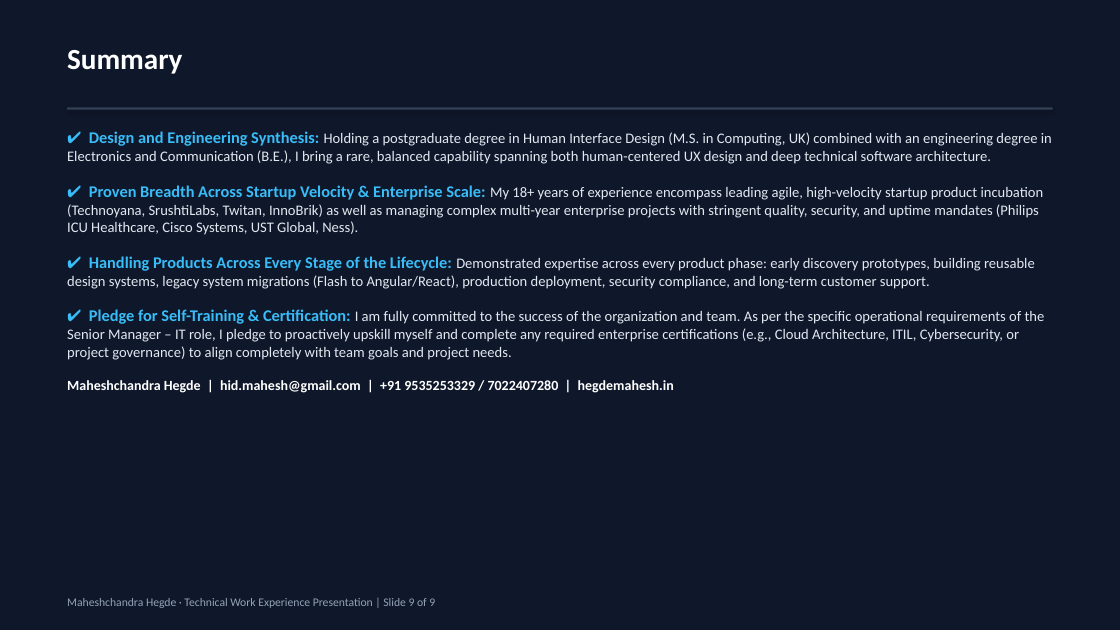
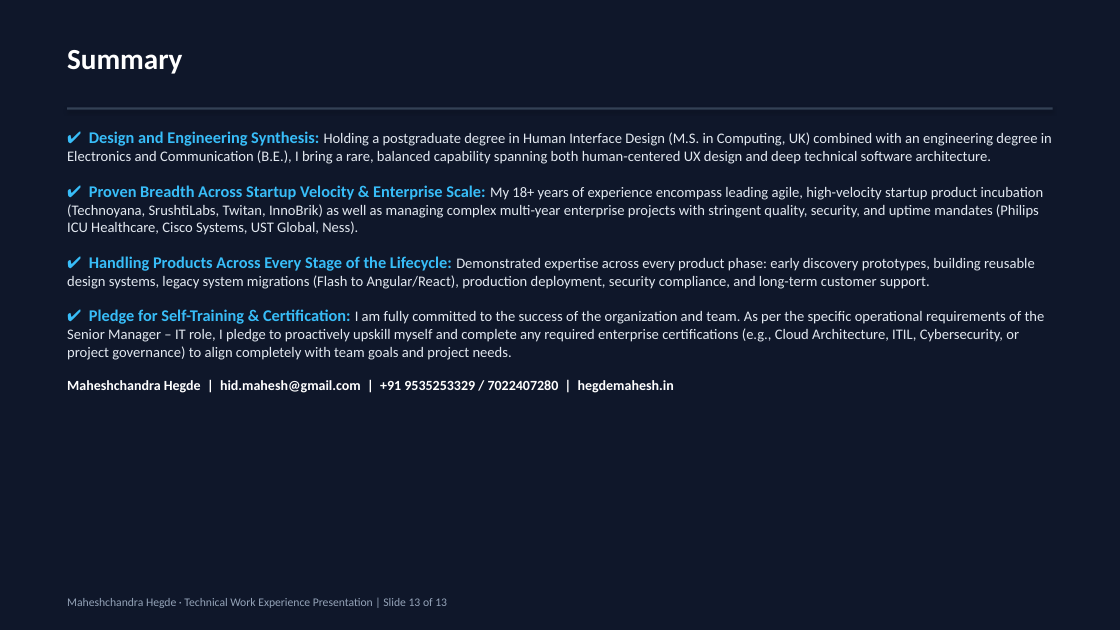
Before and after one commit to hegdemahesh/hegdemahesh.github.io, a slide deck: slide 13 of obayashi_it_presentation/Obayashi_Senior_Manager_IT_Presentation_Maheshchandra_Hegde.pptx (slide 9 before the commit). Drawn at 1120x630 pixels with LibreOffice and Linux fonts; fonts in the diff are those of the drawing. Boxes give left, top, right and bottom in pixels: in the first picture for what was removed or moved away, otherwise in the second. Text is boxed around its words. In the diff, an @@ line names an element or a change of style, - is before the commit and + after.

```diff
--- a/obayashi_it_presentation/Obayashi_Senior_Manager_IT_Presentation_Maheshchandra_Hegde.pptx
+++ b/obayashi_it_presentation/Obayashi_Senior_Manager_IT_Presentation_Maheshchandra_Hegde.pptx
@@ text at (67,598,447,608): text changed @@
-Maheshchandra Hegde · Technical Work Experience Presentation | Slide 9 of 9
+Maheshchandra Hegde · Technical Work Experience Presentation | Slide 13 of 13
```
Also in this commit, not shown: 8 other slides changed, 4 slides added, 7 other files.
